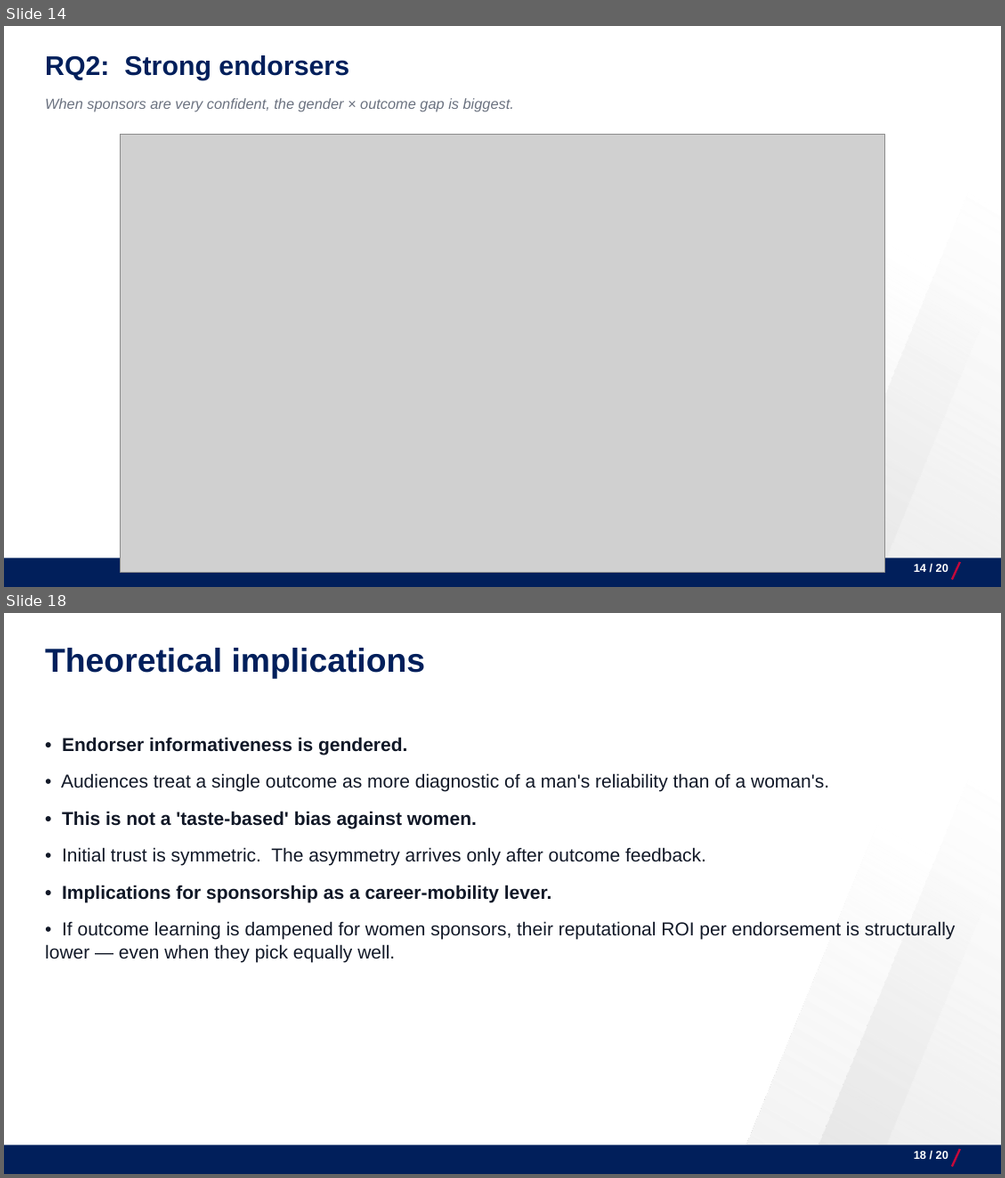
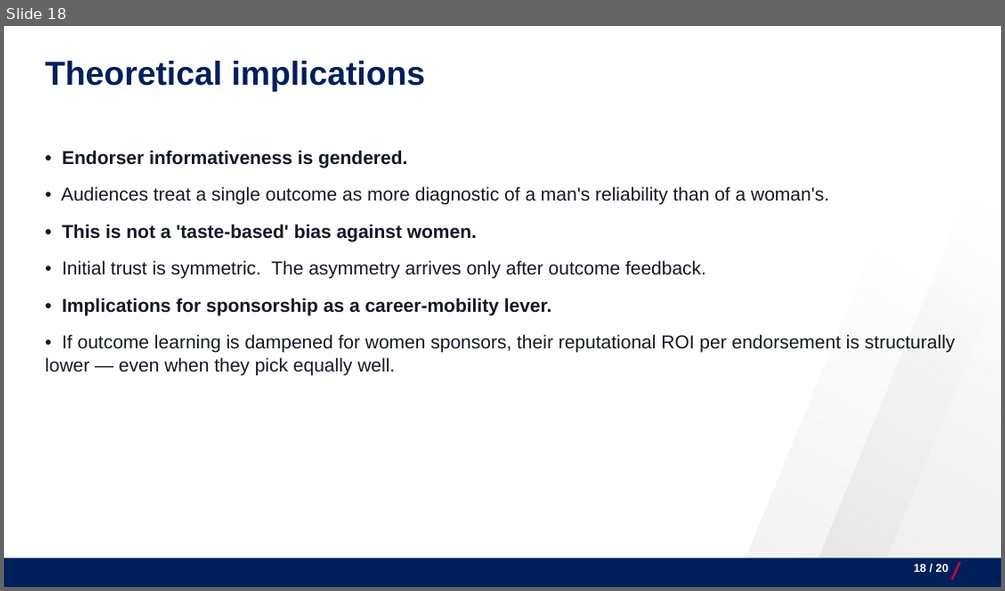
Before and after one commit to josecerv/sponsorship-network, a slide deck: docs/UChicago-0410.pptx. Shown one above the other, each under a label of ours: slides 14 and 18 before the commit, slide 18 after it; the slides between them are not shown. The pictures are 1005x1178 and 1005x591 pixels, drawn with LibreOffice and Linux fonts; fonts in the diff are those of the drawing; grey boxes stand for pictures; background and template pictures are left out. Boxes give left, top, right and bottom in pixels: in the first picture for what was removed or moved away, otherwise in the second. Text is boxed around its words. In the diff, an @@ line names an element or a change of style, - is before the commit and + after.

```diff
--- a/docs/UChicago-0410.pptx
+++ b/docs/UChicago-0410.pptx
@@ slide 14 removed at [4, 26, 1001, 587], background #FFFFFF; not listed: 4 template elements that a slide beside it also shows @@
@@ text removed at [45, 55, 349, 80] @@
-RQ2: Strong endorsers
@@ text removed at [45, 98, 514, 112] @@
-When sponsors are very confident, the gender × outcome gap is biggest.
@@ picture removed at [120, 135, 886, 572] @@
@@ text removed at [914, 564, 948, 572] @@
-14 / 20
```
Also in this commit, not shown: 1 slide changed, 3 slides added, 2 other slides removed, 12 other files.
